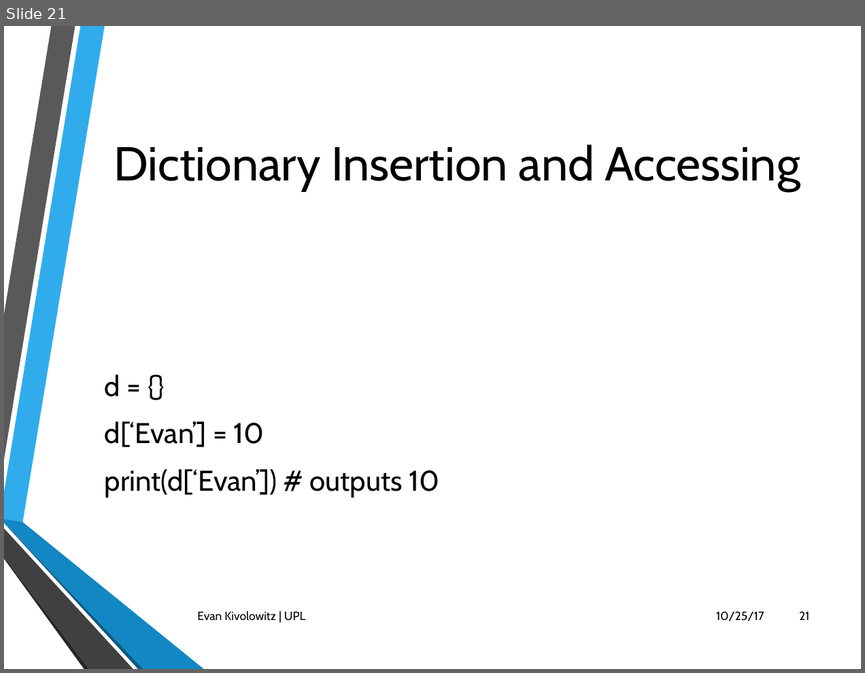
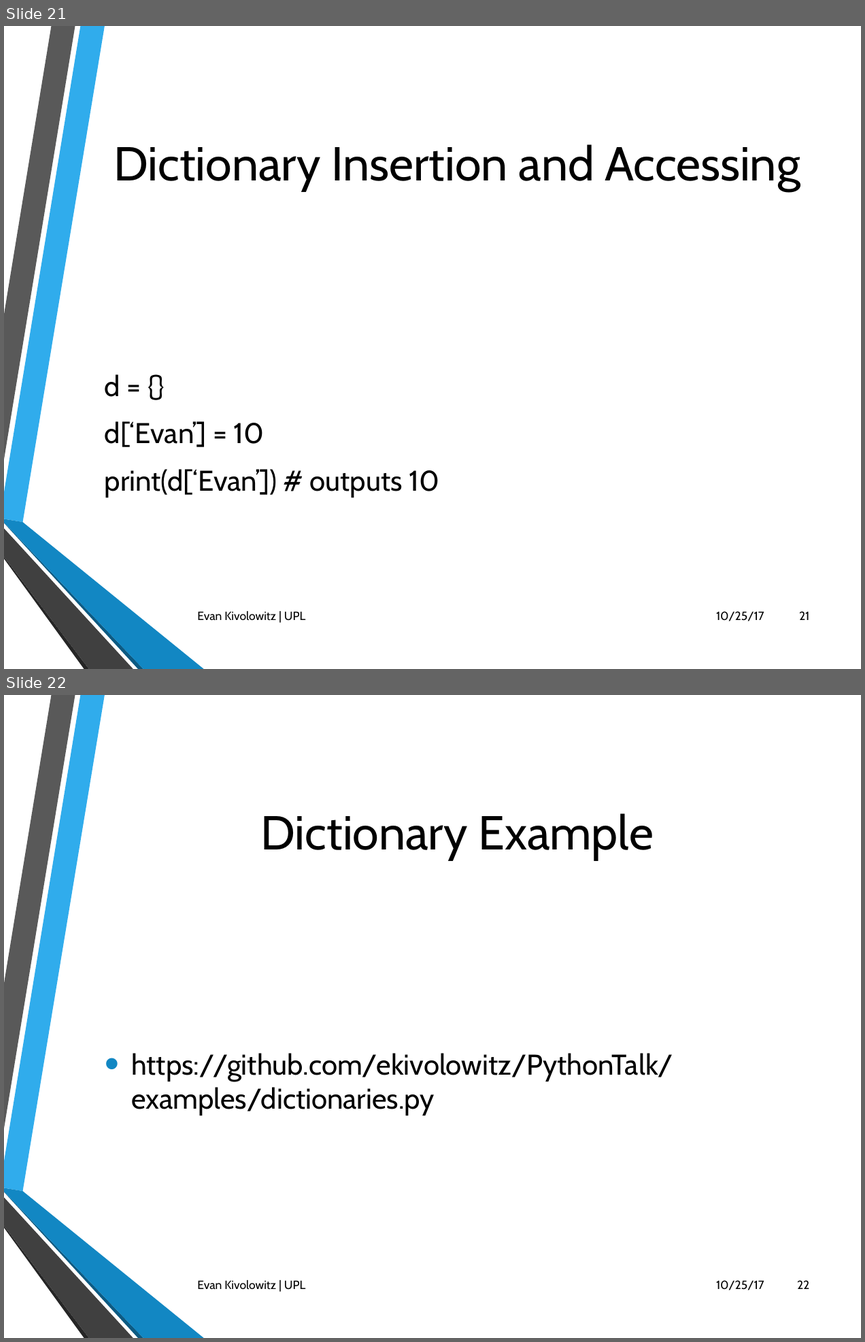
Before and after one commit to ekivolowitz/PythonTalk, a slide deck: Python.pptx. Shown one above the other, each under a label of ours: slide 21 before the commit, slides 21 and 22 after it. The pictures are 865x673 and 865x1342 pixels, drawn with LibreOffice and Linux fonts; fonts in the diff are those of the drawing; background and template pictures are left out. Boxes give left, top, right and bottom in pixels: in the first picture for what was removed or moved away, otherwise in the second. Text is boxed around its words. In the diff, an @@ line names an element or a change of style, - is before the commit and + after.

```diff
--- a/Python.pptx
+++ b/Python.pptx
@@ slide 22 added at [4, 695, 861, 1338], background picture (left out); not listed: 6 template elements that a slide beside it also shows @@
@@ title added at [261, 813, 653, 860], 40 pt, text #000000 @@
+Dictionary Example
@@ text added at [131, 1053, 673, 1115], 24 pt, text #000000 @@
+• https://github.com/ekivolowitz/PythonTalk/examples/dictionaries.py
@@ text added at [197, 1280, 305, 1289], 10 pt, text #000000 @@
+Evan Kivolowitz | UPL
@@ text added at [716, 1280, 764, 1290], 10 pt, text #000000 @@
+10/25/17
@@ page number added at [797, 1280, 809, 1289], 10 pt, text #000000 @@
+22
```
Also in this commit, not shown: 3 slides changed, 7 other slides added, 14 other files.
